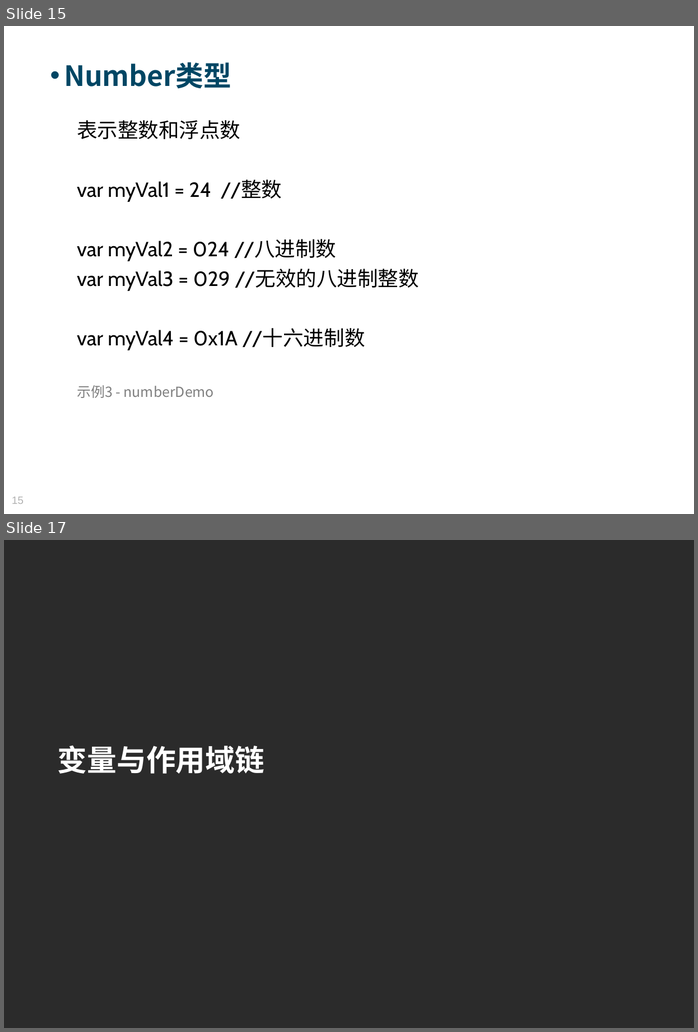
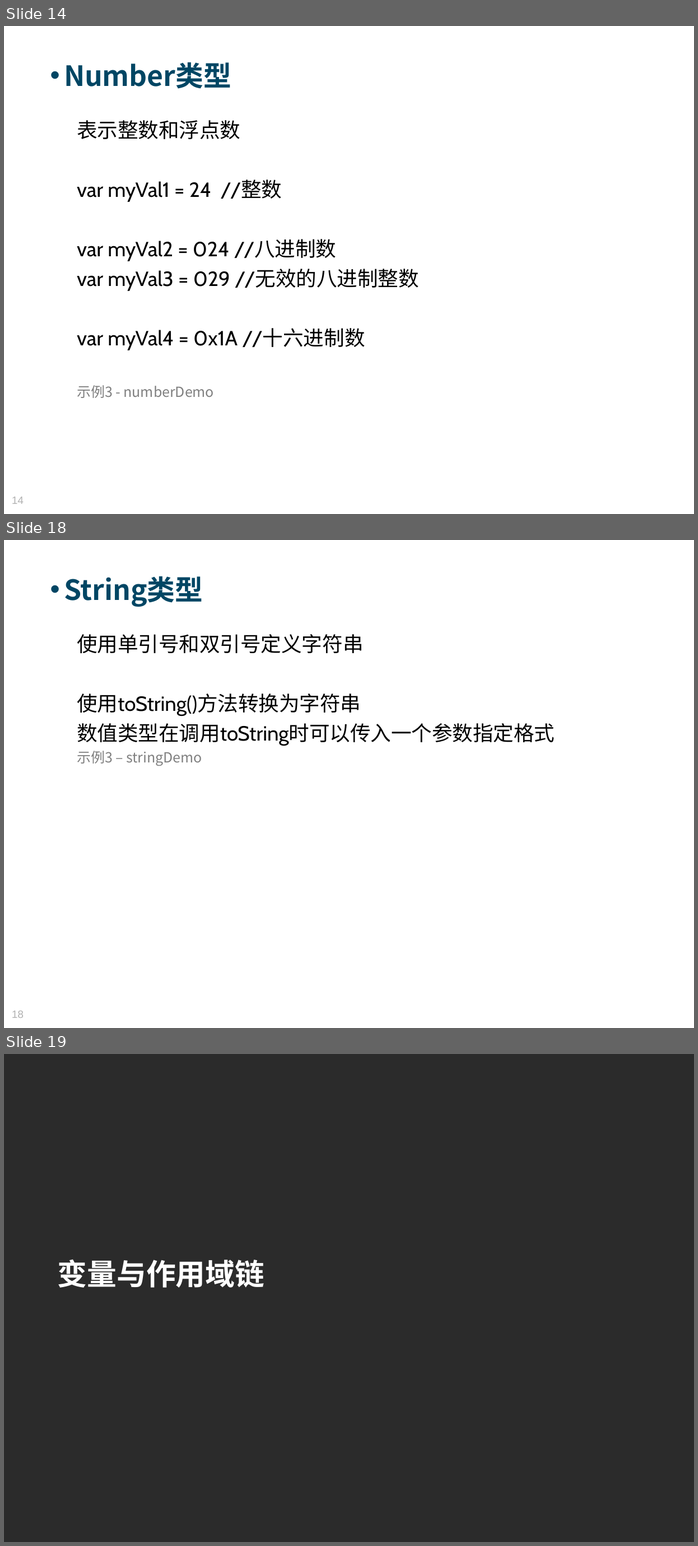
Before and after one commit to Moses824/Train-Javascript-Basic, a slide deck: Train_Javascript_Basic.ppt. Shown one above the other, each under a label of ours: slides 15 and 17 before the commit, slides 14, 18 and 19 after it; the slides between them are not shown. The pictures are 698x1032 and 698x1546 pixels, drawn with LibreOffice and Linux fonts; fonts in the diff are those of the drawing; background and template pictures are left out; a plain dark background stands for a picture behind light text. Boxes give left, top, right and bottom in pixels: in the first picture for what was removed or moved away, otherwise in the second. Text is boxed around its words. In the diff, an @@ line names an element or a change of style, - is before the commit and + after.

```diff
--- a/Train_Javascript_Basic.ppt
+++ b/Train_Javascript_Basic.ppt
@@ slide 18 added at [4,540,694,1028], background picture (left out) @@
@@ text added at [64,576,203,607], 34 pt, text #004664, bold @@
+• String类型
@@ text added at [77,634,554,766], 25 pt, text #000000 @@
+使用单引号和双引号定义字符串
+使用toString()方法转换为字符串
+数值类型在调用toString时可以传入一个参数指定格式
+示例3 – stringDemo
@@ page number added at [12,1010,24,1018], 13 pt, text #B2B2B2 @@
+18
@@ what was slide 15 is now slide 14 @@
@@ page number at [12,496,24,504]: text changed @@
-15
+14
@@ what was slide 17 is now slide 19 @@
```
Also in this commit, not shown: 2 slides changed, 4 other slides added, 2 slides removed, 1 other file.
